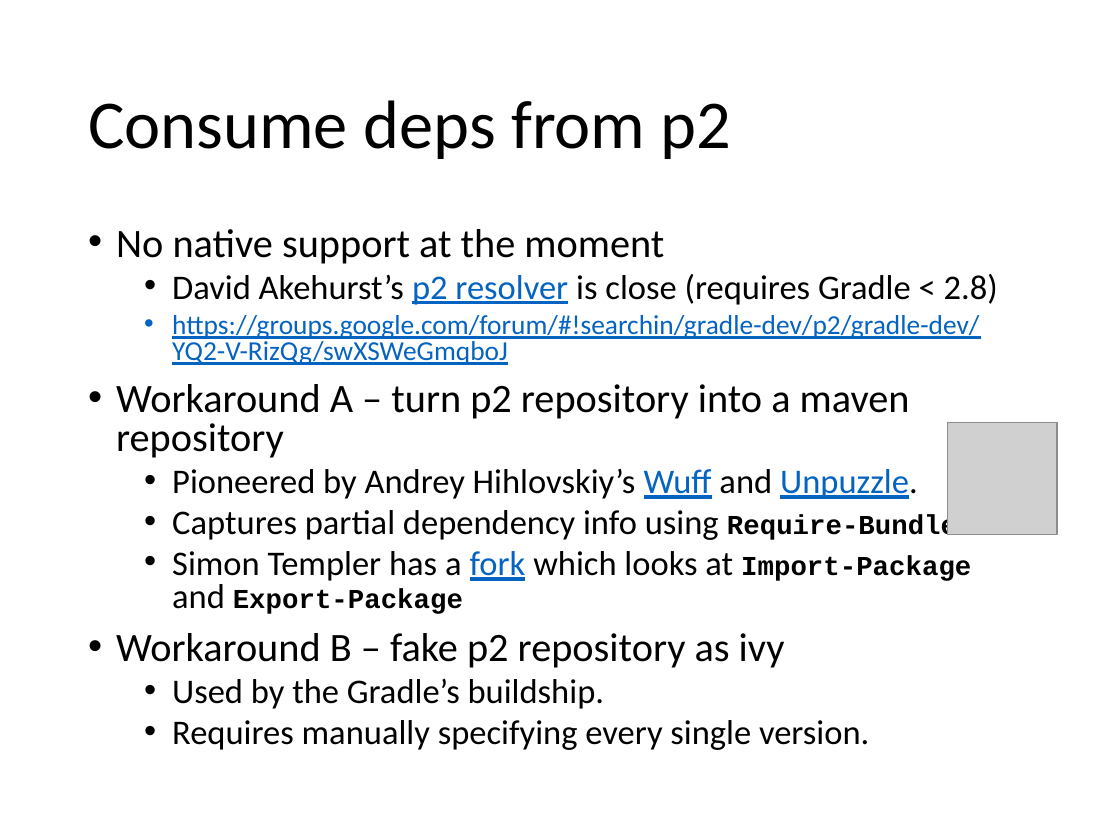
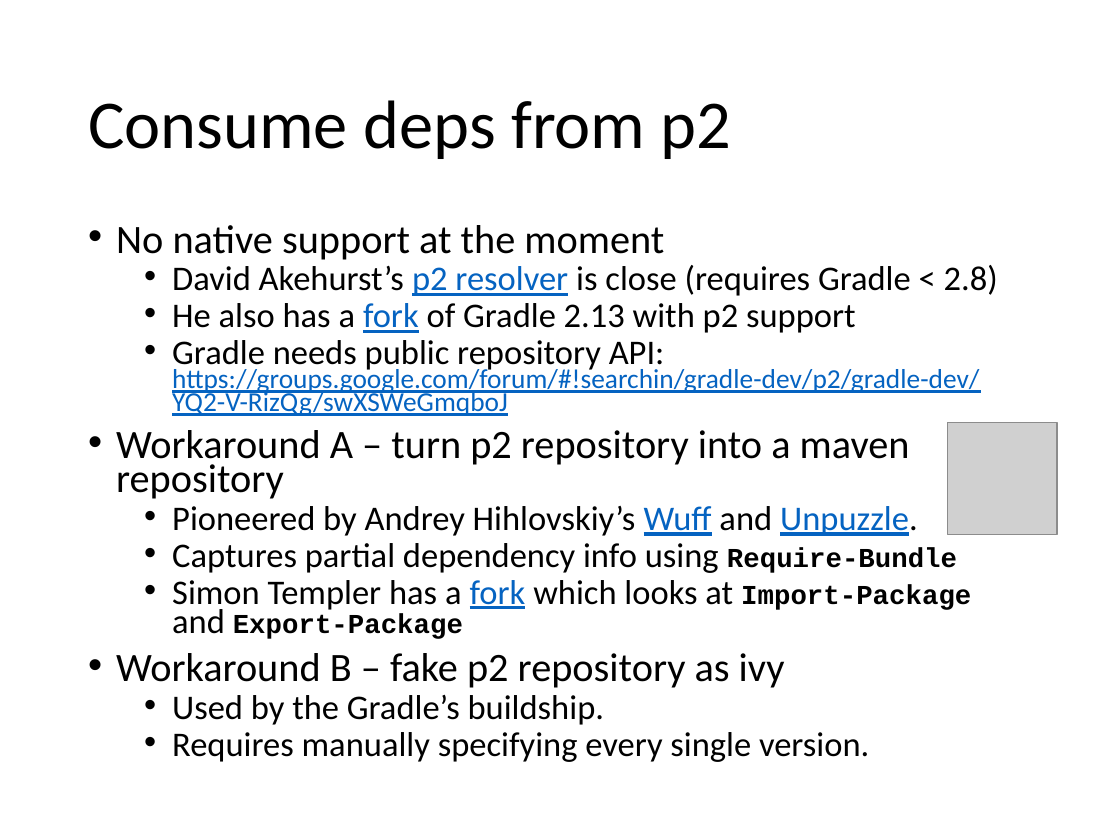
Before and after one commit to diffplug/gradle-and-eclipse-rcp, a slide deck: slide 9 of Gradle and Eclipse RCP.pptx. Drawn at 1120x840 pixels with LibreOffice and Linux fonts; fonts in the diff are those of the drawing; grey boxes stand for pictures. Boxes give left, top, right and bottom in pixels: in the first picture for what was removed or moved away, otherwise in the second. Text is boxed around its words. In the diff, an @@ line names an element or a change of style, - is before the commit and + after.

```diff
--- a/Gradle and Eclipse RCP.pptx
+++ b/Gradle and Eclipse RCP.pptx
@@ text at (116, 225, 998, 762): line spacing 0.8 to 0.7 @@
@@ text at (172, 303, 979, 416): text changed @@
-  • https://groups.google.com/forum/#!searchin/gradle-dev/p2/gradle-dev/YQ2-V-RizQg/swXSWeGmqboJ
+  • He also has a fork of Gradle 2.13 with p2 support
+  • Gradle needs public repository API: https://groups.google.com/forum/#!searchin/gradle-dev/p2/gradle-dev/YQ2-V-RizQg/swXSWeGmqboJ
```
Also in this commit, not shown: 1 other slide changed.
